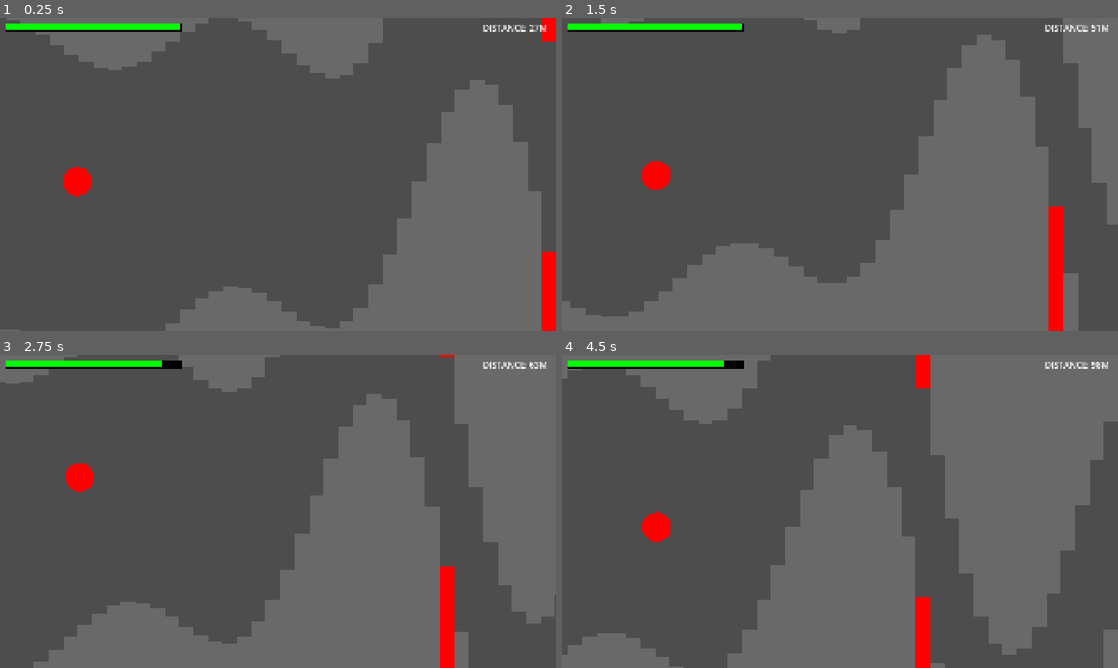
Above: before the commit, frames 1-4 (two rows, left to right).
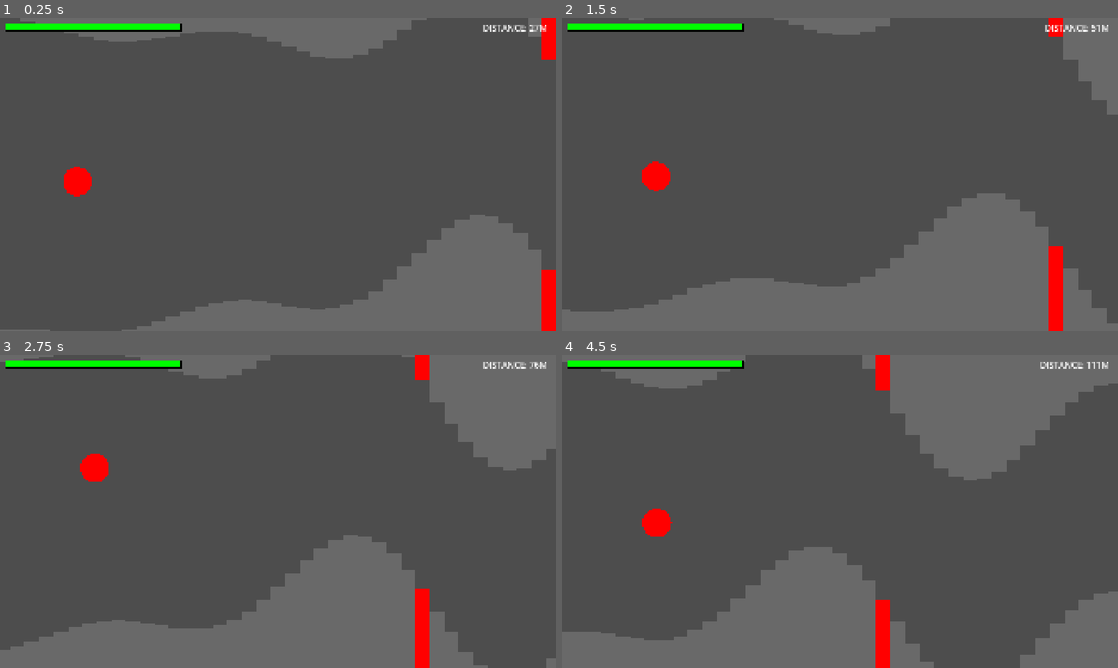
Above: after the commit, the same moments.

Repository: harrisonlee/xarnox-godot
Game: Godot game, scene res://main.tscn
The game is run twice, just before and just after one commit, with the same random seed, the same clock (stepped at 60 frames per second) and the same inputs.
Inputs:
- Up to frame 1 (0.25 s): no input
- Up to frame 2 (1.5 s): tap Space (toggle_player_autopilot) at 0.6, 1.35 s
- Up to frame 3 (2.75 s): tap Space (toggle_player_autopilot) at 2.1 s
- Up to frame 4 (4.5 s): tap Space (toggle_player_autopilot) at 2.85, 3.6, 4.35 s

The runs differ from the first frame. In frame 1, 13% of the frame differs, in the area x 1-100%, y 0-100%; in frame 2, 17%; in frame 3, 22%; in frame 4, 32%, in the area x 0-100%, y 0-100%.

Commit message:
Adds previewer for debuging offset generators.
Also, updates base offset y generator to be a tool so that it can be
used by previewer, and adds a new method to auto scale amplitude based
on the current period.

Diff:
--- a/offset_y_generator.gd
+++ b/offset_y_generator.gd
@@ -1,4 +1,4 @@
-class_name OffsetYGenerator extends Node
+@tool class_name OffsetYGenerator extends Node
 
 #-------------------------------------------------------------------------------
 # Exported Variables
@@ -15,6 +15,8 @@
 @export var min_amplitude: float = 100.0
 ## The maximum amplitude allowed
 @export var max_amplitude: float = 600.0
+## Should automatically change ampltitude to lower value for lower periods
+@export var auto_scale_amplitude: bool = true
 
 
 #-------------------------------------------------------------------------------
@@ -33,6 +35,19 @@
 	tunnel_height = randf_range(min_tunnel_height, max_tunnel_height)
 	period = randf_range(min_period, max_period)
 	amplitude = randf_range(min_amplitude, max_amplitude)
+	if auto_scale_amplitude: _auto_scale_amplitude()
+
+
+func use_minimum_metrics() -> void:
+	tunnel_height = min_tunnel_height
+	period = min_period
+	amplitude = min_amplitude
+
+
+func use_maximum_metrics() -> void:
+	tunnel_height = max_tunnel_height
+	period = max_period
+	amplitude = max_amplitude
 
 
 func get_offset_y(x: float) -> float:
@@ -50,3 +65,9 @@
 #-------------------------------------------------------------------------------
 func _get_offset_y(x: float, p: float, a: float) -> float:
 	return a * sin(x * p)
+
+
+func _auto_scale_amplitude() -> void:
+	var period_ratio = (period - min_period) / (max_period - min_period)
+	var scaled_max_amplitude: float = lerpf(min_amplitude, max_amplitude, period_ratio)
+	amplitude = randf_range(min_amplitude, scaled_max_amplitude)
--- /dev/null
+++ b/tunnel_previewer.gd
@@ -0,0 +1,87 @@
+@tool
+extends Node2D
+
+#-------------------------------------------------------------------------------
+# Exported Variables
+#-------------------------------------------------------------------------------
+@export_tool_button("Next Generator") var next_generator_button = _goto_next_generator
+
+@export var mode: Mode = Mode.MIN:
+	set(new_value):
+		mode = new_value
+		queue_redraw()
+
+
+#-------------------------------------------------------------------------------
+# Public Enums
+#-------------------------------------------------------------------------------
+enum Mode { MIN, MAX, RANDOM, MAX_WITH_MIN_P, MIN_WITH_MAX_P }
+
+
+#-------------------------------------------------------------------------------
+# Private Variables
+#-------------------------------------------------------------------------------
+var _offset_y_generators: Array[OffsetYGenerator] = []
+var _current_offset_y_generator: OffsetYGenerator = null
+var _generator_idx: int = 0
+
+
+#-------------------------------------------------------------------------------
+# Lifecycle Methods
+#-------------------------------------------------------------------------------
+func _draw() -> void:
+	match mode:
+		Mode.MIN:		_current_offset_y_generator.use_minimum_metrics()
+		Mode.MAX:		_current_offset_y_generator.use_maximum_metrics()
+		Mode.RANDOM:	_current_offset_y_generator.randomize_metrics()
+		Mode.MAX_WITH_MIN_P:
+			_current_offset_y_generator.use_maximum_metrics()
+			_current_offset_y_generator.period = _current_offset_y_generator.min_period
+			_current_offset_y_generator._auto_scale_amplitude()
+		Mode.MIN_WITH_MAX_P:
+			_current_offset_y_generator.use_minimum_metrics()
+			_current_offset_y_generator.period = _current_offset_y_generator.max_period
+
+	const step_x: float = 10.0
+	var distance_x: float = _current_offset_y_generator.period
+	var current_x: float = 0.0
+	var tunnel_height = _current_offset_y_generator.tunnel_height
+	var last_point: Vector2 = Vector2.ZERO
+
+	while current_x < distance_x:
+		var offset_y: float = _current_offset_y_generator.get_offset_y(current_x)
+		var new_point: Vector2 = Vector2(current_x, offset_y)
+
+		# top line
+		var translation: Vector2 = Vector2(0.0, offset_y - tunnel_height * 0.5)
+		draw_line(last_point + translation, new_point + translation, Color.GREEN, 10.0)
+
+		# bottom line
+		translation.y += tunnel_height
+		draw_line(last_point + translation, new_point + translation, Color.GREEN, 10.0)
+
+		last_point = new_point
+		current_x += step_x
+
+	# draw player
+	draw_circle(Vector2.ZERO, 50.0, Color.RED)
+
+
+func _ready() -> void:
+	for offset_y_generator in find_children("*", "OffsetYGenerator"):
+		_offset_y_generators.append(offset_y_generator)
+
+	assert(!_offset_y_generators.is_empty(), "No offset generators found in tunnel previewer")
+	_current_offset_y_generator = _offset_y_generators[_generator_idx]
+
+
+#-------------------------------------------------------------------------------
+# Private Methods
+#-------------------------------------------------------------------------------
+func _goto_next_generator() -> void:
+	_generator_idx += 1
+	if _generator_idx >= _offset_y_generators.size():
+		_generator_idx = 0
+	_current_offset_y_generator = _offset_y_generators[_generator_idx]
+	print("current gen: ", _current_offset_y_generator)
+	queue_redraw()
--- /dev/null
+++ b/tunnel_previewer.tscn
@@ -0,0 +1,16 @@
+[gd_scene load_steps=5 format=3 uid="uid://bd0thnek62hkj"]
+
+[ext_resource type="Script" uid="uid://dy4m5icodqsi2" path="res://tunnel_previewer.gd" id="1_68ijn"]
+[ext_resource type="PackedScene" uid="uid://c072o111jvma2" path="res://compound_sine_offset_y_generator_a.tscn" id="2_ku83w"]
+[ext_resource type="PackedScene" uid="uid://fiyrjbkh5jvt" path="res://compound_sine_offset_y_generator_b.tscn" id="3_33yit"]
+[ext_resource type="PackedScene" uid="uid://de0c6afxqn351" path="res://compound_sine_offset_y_generator_c.tscn" id="4_2r1lm"]
+
+[node name="TunnelPreviewer" type="Node2D"]
+script = ExtResource("1_68ijn")
+mode = 2
+
+[node name="CompoundSineOffsetYGeneratorA" parent="." instance=ExtResource("2_ku83w")]
+
+[node name="CompoundSineOffsetYGeneratorB" parent="." instance=ExtResource("3_33yit")]
+
+[node name="CompoundSineOffsetYGeneratorC" parent="." instance=ExtResource("4_2r1lm")]
Not shown, added: tunnel_previewer.gd.uid
